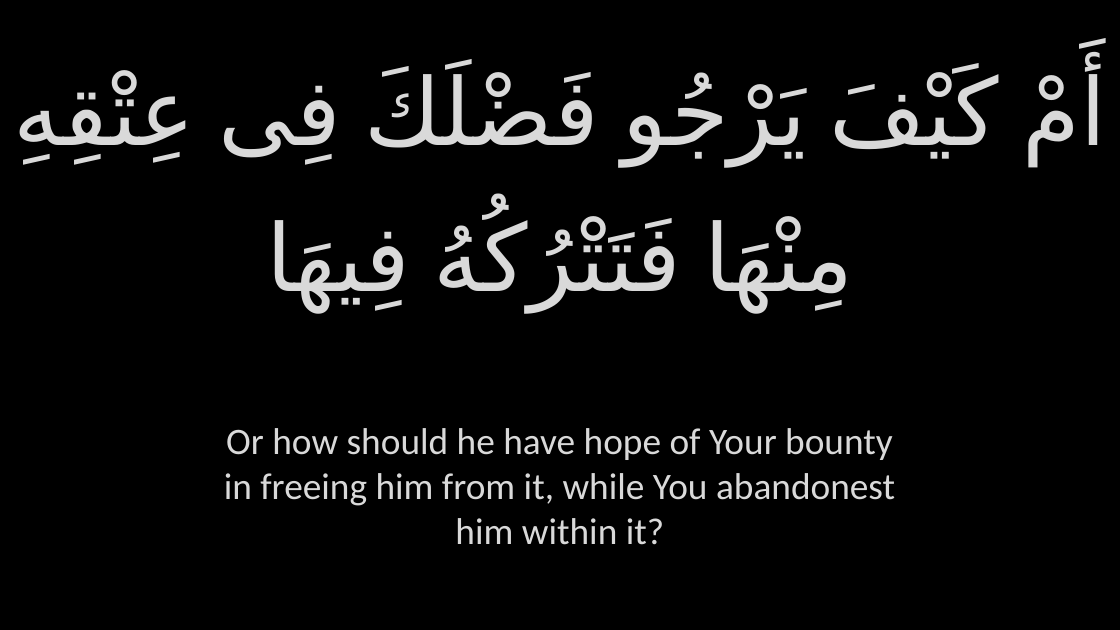
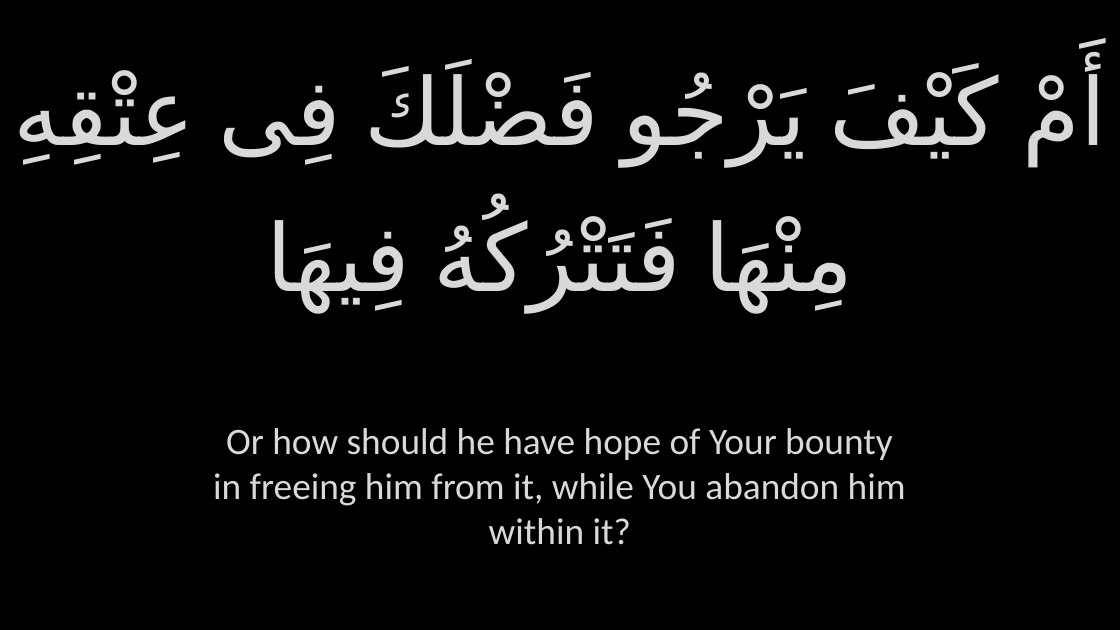
Before and after one commit to GhayurH/Slides, a slide deck: slide 152 of Slides/PPTs/Aza - Dua Kumayl.pptx. Drawn at 1120x630 pixels with LibreOffice and Linux fonts; fonts in the diff are those of the drawing; background and template pictures are left out. Boxes give left, top, right and bottom in pixels: in the first picture for what was removed or moved away, otherwise in the second. Text is boxed around its words. In the diff, an @@ line names an element or a change of style, - is before the commit and + after.

```diff
--- a/Slides/PPTs/Aza - Dua Kumayl.pptx
+++ b/Slides/PPTs/Aza - Dua Kumayl.pptx
@@ text at <box>213,428,906,545</box>: text changed @@
-Or how should he have hope of Your bounty in freeing him from it, while You abandonest him within it?
+Or how should he have hope of Your bounty in freeing him from it, while You abandon him within it?
```
Also in this commit, not shown: 64 other slides changed, 10 other files.
